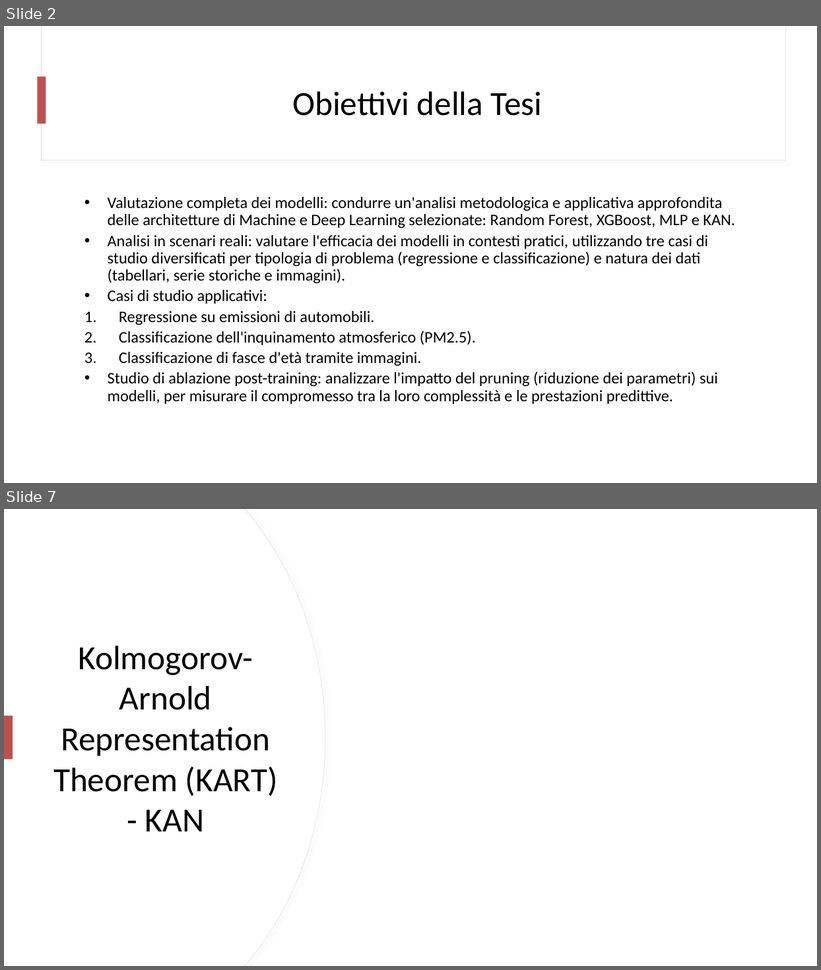
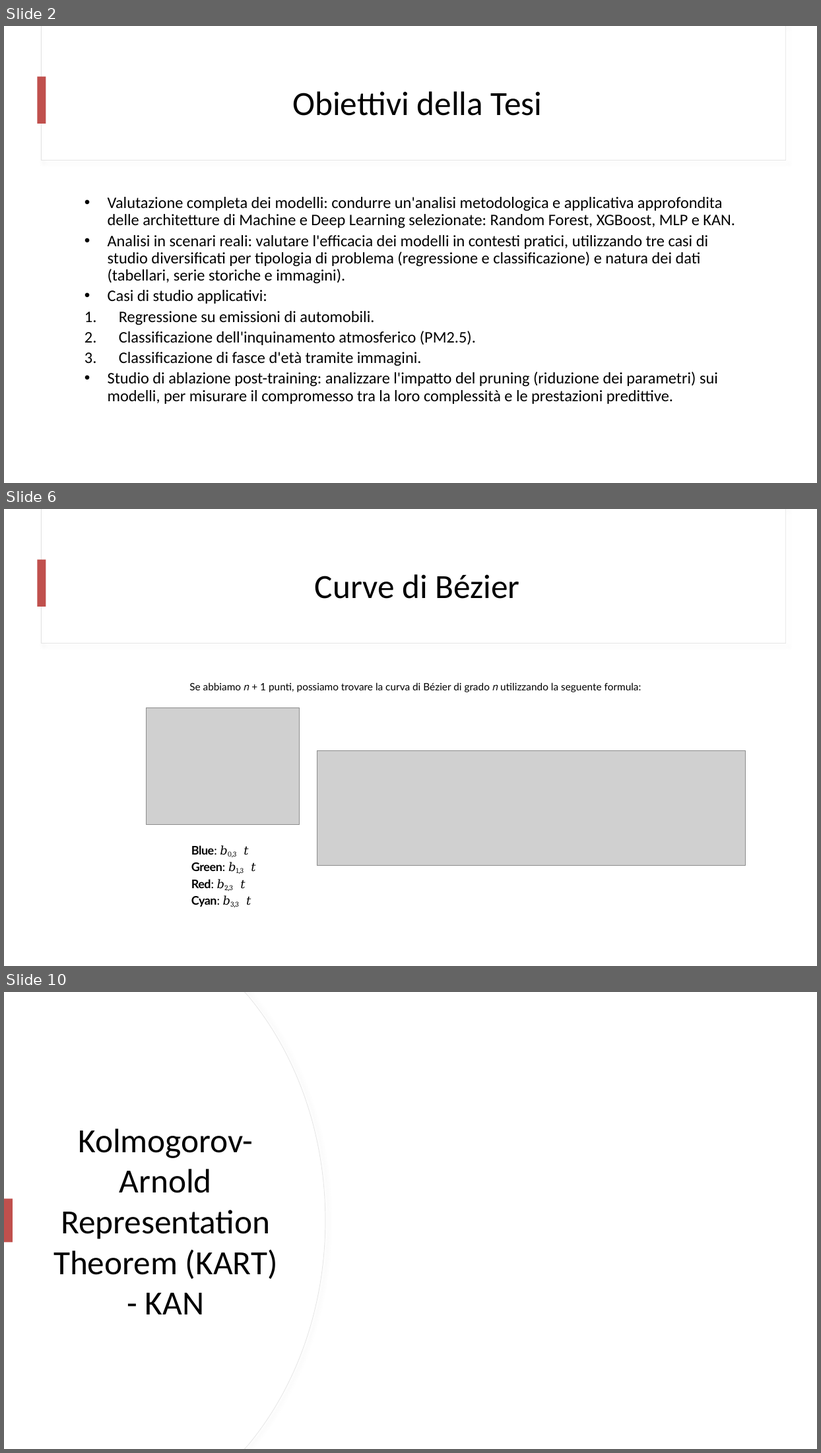
Before and after one commit to mtomas03/Thesis_Paper, a slide deck: Presentation.pptx. Shown one above the other, each under a label of ours: slides 2 and 7 before the commit, slides 2, 6 and 10 after it; the slides between them are not shown. The pictures are 821x970 and 821x1453 pixels, drawn with LibreOffice and Linux fonts; fonts in the diff are those of the drawing; grey boxes stand for pictures; background and template pictures are left out. Boxes give left, top, right and bottom in pixels: in the first picture for what was removed or moved away, otherwise in the second. Text is boxed around its words. In the diff, an @@ line names an element or a change of style, - is before the commit and + after.

```diff
--- a/Presentation.pptx
+++ b/Presentation.pptx
@@ slide 6 added at (4,509,817,966), background #FFFFFF @@
@@ rectangle added at (41,509,786,644), fill #FFFFFF, outline #E1E1E1 0.75 pt @@
@@ rectangle added at (42,509,786,643), fill #FFFFFF @@
@@ rectangle added at (38,560,46,607), fill #C0504D @@
@@ title added at (315,574,519,599), 40 pt, text #000000 @@
+Curve di Bézier
@@ text added at (189,683,642,692), 12 pt, text #000000 @@
+Se abbiamo 𝑛 + 1 punti, possiamo trovare la curva di Bézier di grado 𝑛 utilizzando la seguente formula:
@@ picture added at (147,708,300,824) @@
@@ picture added at (318,751,746,866) @@
@@ text added at (191,846,255,908), 14 pt, text #000000 @@
+Blue: 𝑏0,3 𝑡 Green: 𝑏1,3 𝑡 Red: 𝑏2,3 𝑡 Cyan: 𝑏3,3 𝑡
@@ what was slide 7 is now slide 10 @@
```
Also in this commit, not shown: 1 slide changed, 7 other slides added, 3 slides removed.
